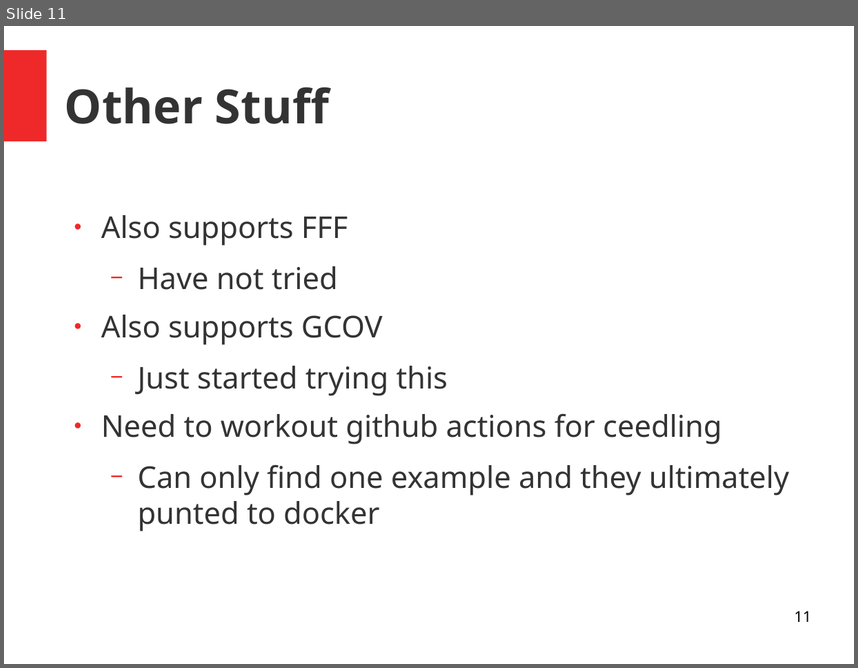
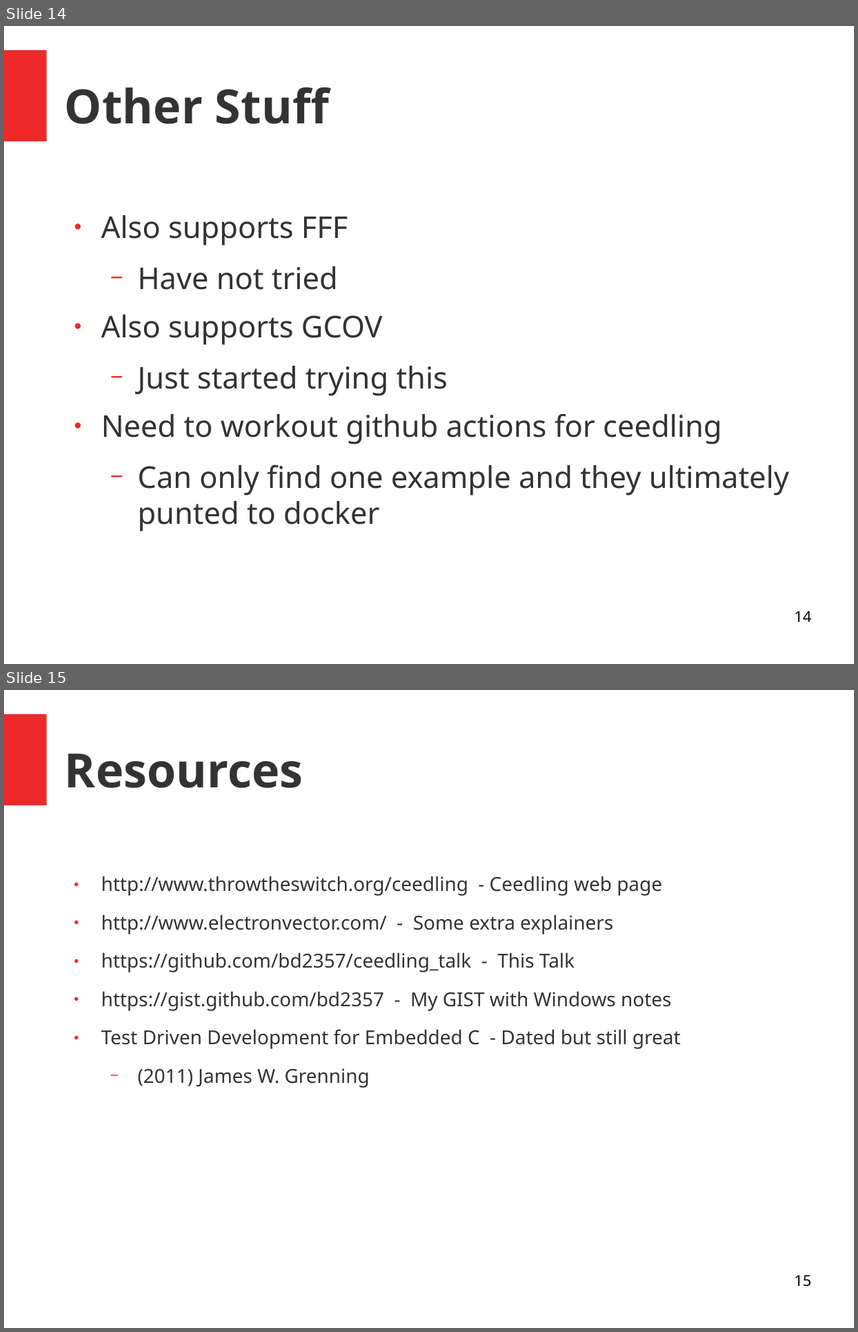
Before and after one commit to bd2357/ceedling_talk, a slide deck: ceedling_talk.odp. Shown one above the other, each under a label of ours: slide 11 before the commit, slides 14 and 15 after it. The pictures are 858x668 and 858x1332 pixels, drawn with LibreOffice and Linux fonts; fonts in the diff are those of the drawing. Boxes give left, top, right and bottom in pixels: in the first picture for what was removed or moved away, otherwise in the second. Text is boxed around its words. In the diff, an @@ line names an element or a change of style, - is before the commit and + after.

```diff
--- a/ceedling_talk.odp
+++ b/ceedling_talk.odp
@@ slide 15 added at [4, 690, 854, 1328], background #FFFFFF; not listed: 1 template element that a slide beside it also shows @@
@@ title added at [65, 753, 303, 788], 44 pt, text #333333, bold @@
+Resources
@@ text added at [101, 876, 681, 1087], 18 pt, text #333333 @@
+● http://www.throwtheswitch.org/ceedling - Ceedling web page
+● http://www.electronvector.com/ - Some extra explainers
+● https://github.com/bd2357/ceedling_talk - This Talk
+● https://gist.github.com/bd2357 - My GIST with Windows notes
+● Test Driven Development for Embedded C - Dated but still great
+  − (2011) James W. Grenning
@@ page number added at [794, 1274, 811, 1286], 14 pt, text #000000 @@
+15
@@ what was slide 11 is now slide 14 @@
@@ page number at [794, 610, 811, 621]: text changed @@
-11
+14
```
Also in this commit, not shown: 1 slide changed, 3 other slides added, 4 other files.
